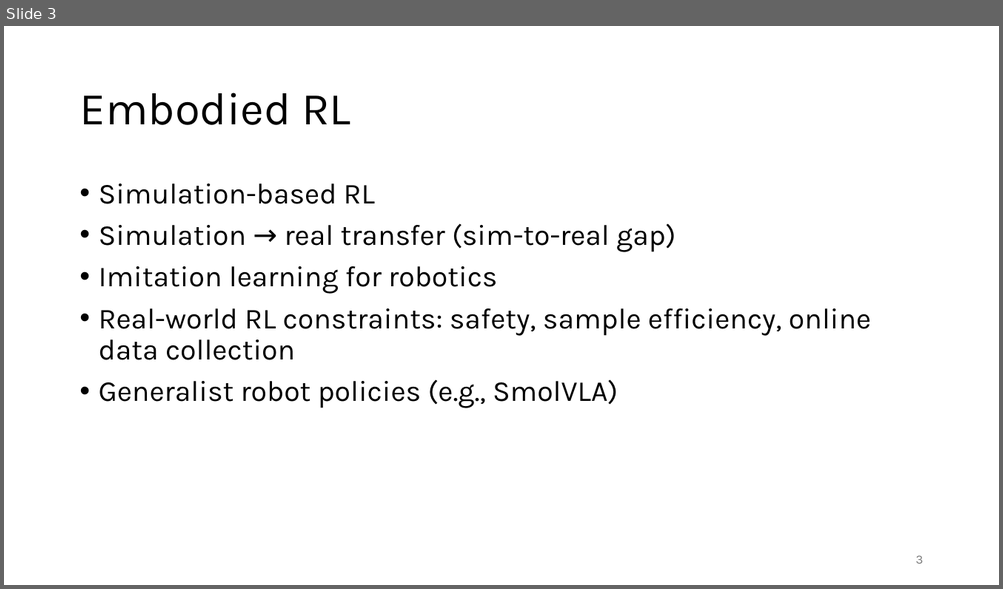
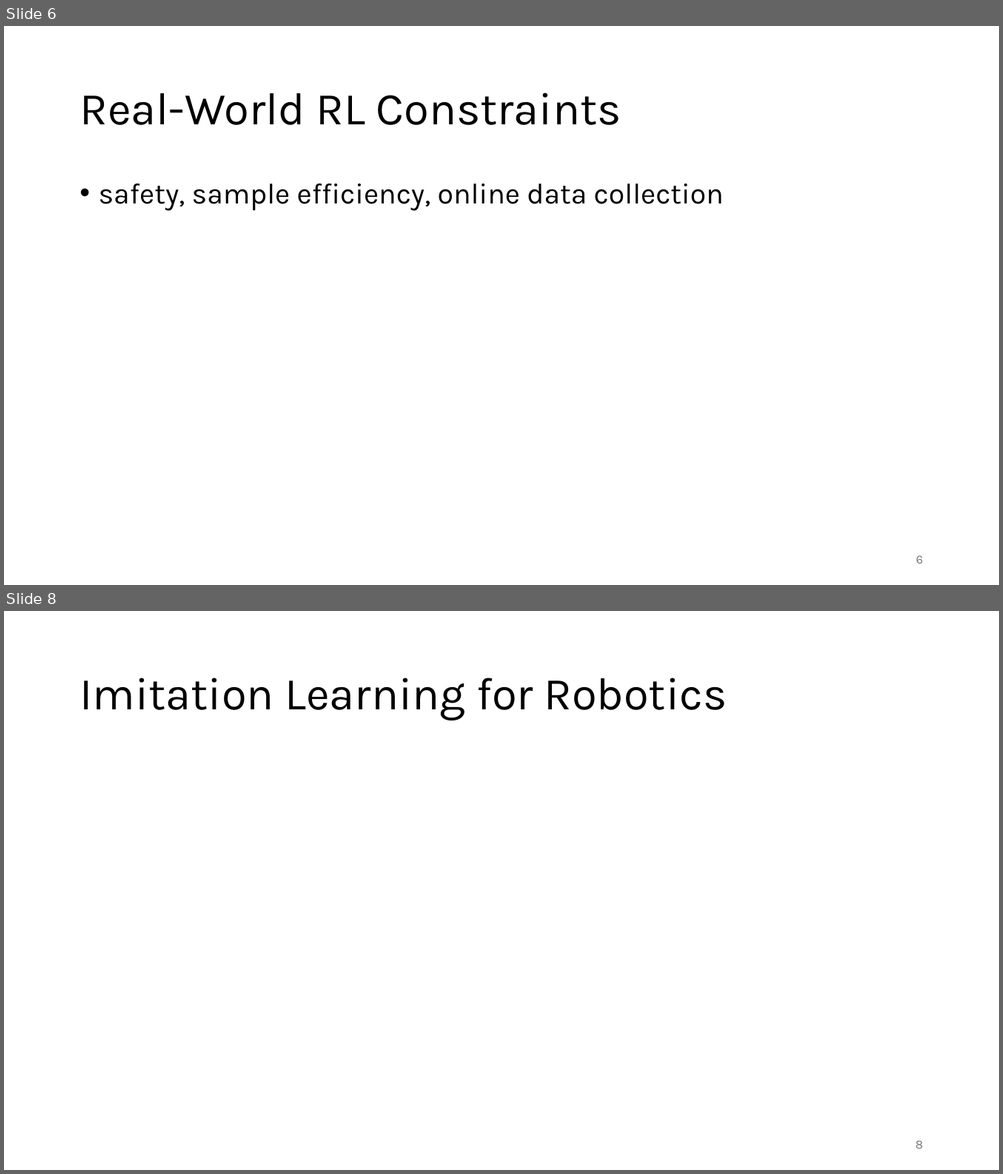
Before and after one commit to FelixWick/reinforcement_learning, a slide deck: slides/4_applications.pptx. Shown one above the other, each under a label of ours: slide 3 before the commit, slides 6 and 8 after it; the slides between them are not shown. The pictures are 1003x589 and 1003x1174 pixels, drawn with LibreOffice and Linux fonts; fonts in the diff are those of the drawing. Boxes give left, top, right and bottom in pixels: in the first picture for what was removed or moved away, otherwise in the second. Text is boxed around its words. In the diff, an @@ line names an element or a change of style, - is before the commit and + after.

```diff
--- a/slides/4_applications.pptx
+++ b/slides/4_applications.pptx
@@ slide 8 added at (4, 611, 999, 1170), background #FFFFFF @@
@@ title added at (79, 678, 727, 721), 44 pt, text #000000 @@
+Imitation Learning for Robotics
@@ page number added at (915, 1141, 922, 1149), 12 pt, text #797979 @@
+8
@@ what was slide 3 is now slide 6 @@
@@ slide 6 changed as well @@
@@ title at (79, 93, 621, 125): text changed @@
-Embodied RL
+Real-World RL Constraints
@@ text at (99, 184, 723, 211): text changed @@
-• Simulation-based RL
-• Simulation → real transfer (sim-to-real gap)
-• Imitation learning for robotics
-• Real-world RL constraints: safety, sample efficiency, online data collection
-• Generalist robot policies (e.g., SmolVLA)
+• safety, sample efficiency, online data collection
@@ page number at (916, 556, 923, 564): text changed @@
-3
+6
```
Also in this commit, not shown: 1 other slide changed, 6 other slides added, 1 slide removed, 1 other file.
